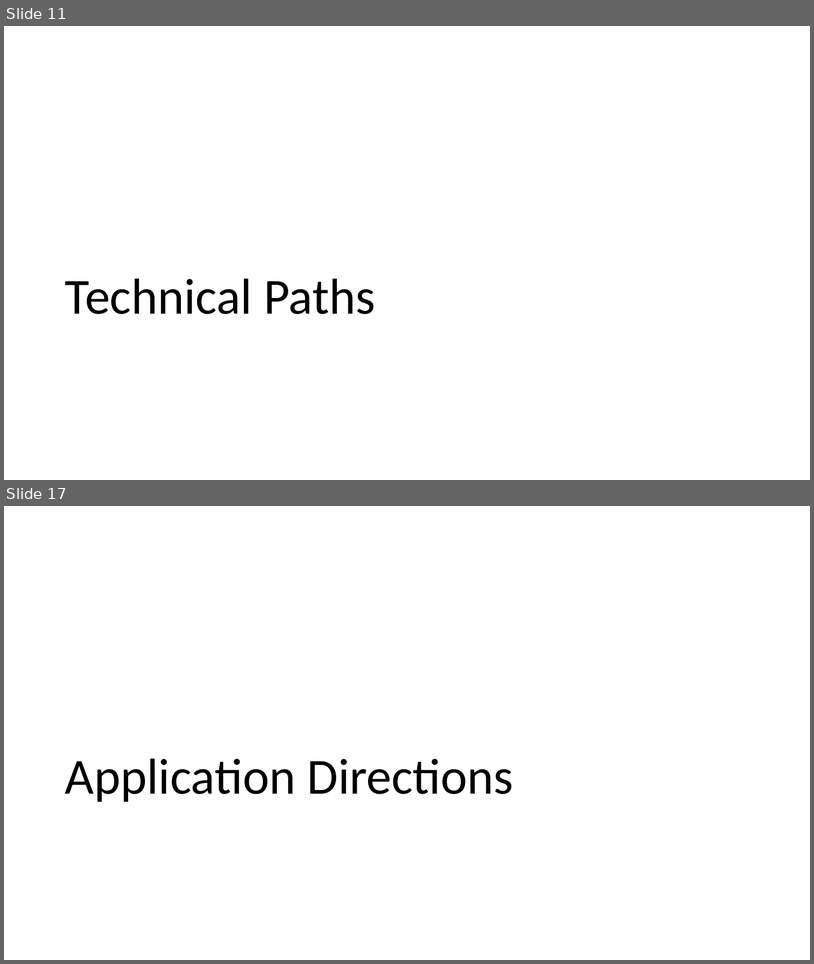
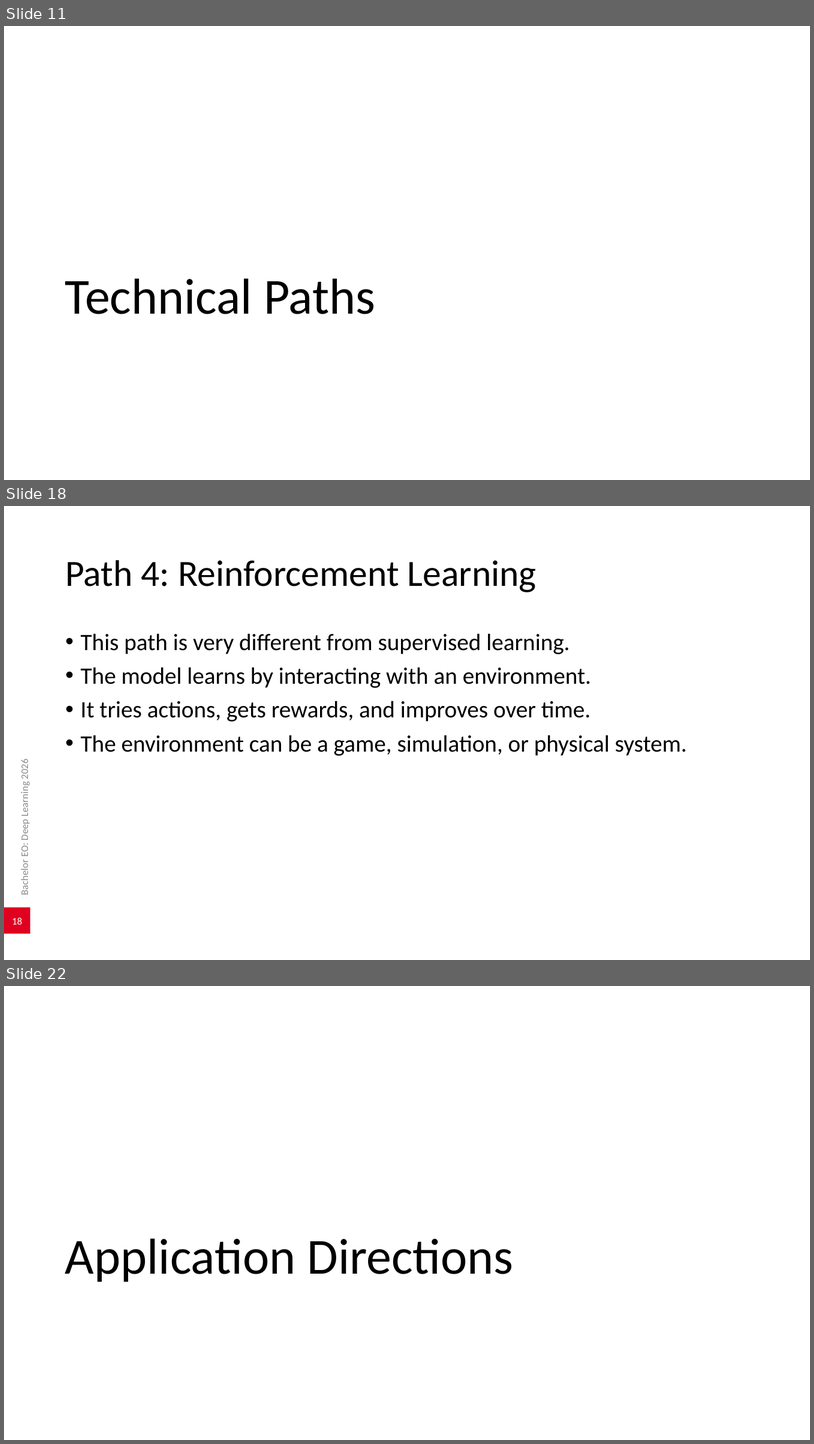
Before and after one commit to AlexanderDhoore/deep-learning-2026, a slide deck: slides/deep-learning-project-directions.pptx. Shown one above the other, each under a label of ours: slides 11 and 17 before the commit, slides 11, 18 and 22 after it; the slides between them are not shown. The pictures are 814x964 and 814x1444 pixels, drawn with LibreOffice and Linux fonts; fonts in the diff are those of the drawing; background and template pictures are left out. Boxes give left, top, right and bottom in pixels: in the first picture for what was removed or moved away, otherwise in the second. Text is boxed around its words. In the diff, an @@ line names an element or a change of style, - is before the commit and + after.

Commit message:
Expand technical path explanations

```diff
--- a/slides/deep-learning-project-directions.pptx
+++ b/slides/deep-learning-project-directions.pptx
@@ slide 18 added at (4,506,810,960), background #FFFFFF @@
@@ title added at (65,560,537,592), 44 pt, text #000000 @@
+Path 4: Reinforcement Learning
@@ text added at (81,633,687,756), 28 pt, text #000000 @@
+• This path is very different from supervised learning.
+• The model learns by interacting with an environment.
+• It tries actions, gets rewards, and improves over time.
+• The environment can be a game, simulation, or physical system.
@@ text added at (18,760,30,894), 12 pt, text #8C8C8C @@
+Bachelor EO: Deep Learning 2026
@@ page number added at (4,907,30,933), fill #E00020, 12 pt, text #FFFFFF @@
+18
@@ what was slide 17 is now slide 22 @@
```
Also in this commit, not shown: 4 slides changed, 5 other slides added, 1 slide removed, 4 other files.
